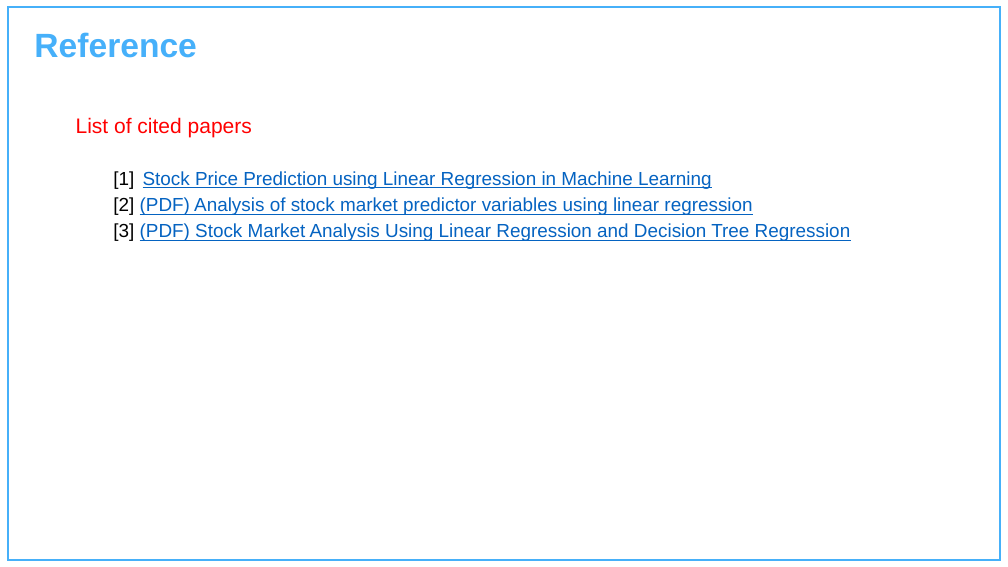
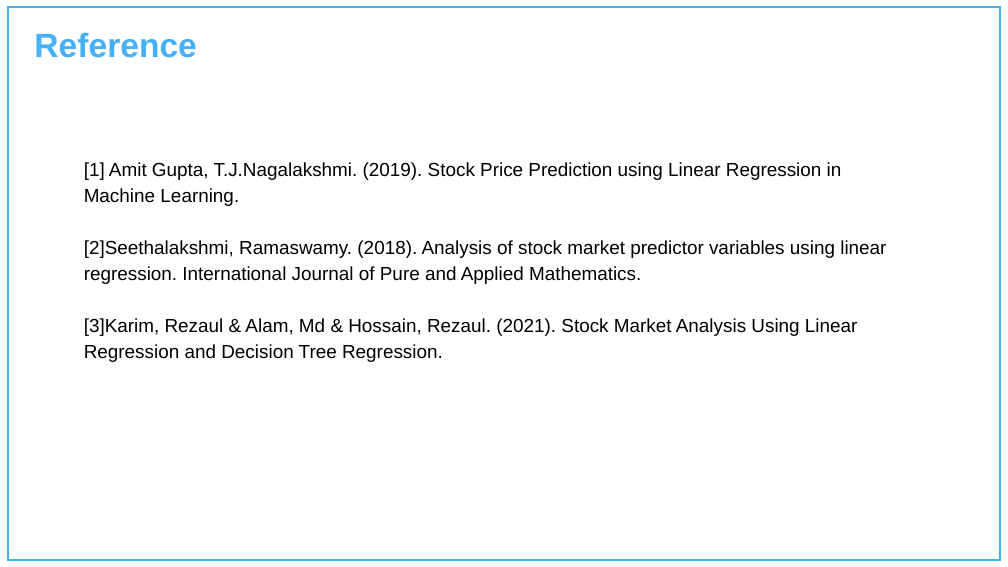
Before and after one commit to Charu-2718/TradeHelp, a slide deck: slide 11 of Documentation/1st presentation.pptx (slide 10 before the commit). Drawn at 1008x567 pixels with LibreOffice and Linux fonts; fonts in the diff are those of the drawing; background and template pictures are left out. Boxes give left, top, right and bottom in pixels: in the first picture for what was removed or moved away, otherwise in the second. Text is boxed around its words. In the diff, an @@ line names an element or a change of style, - is before the commit and + after.

```diff
--- a/Documentation/1st presentation.pptx
+++ b/Documentation/1st presentation.pptx
@@ text at [84,162,886,362]: text changed; text colour #0563C1 to #000000 @@
-List of cited papers
-[1] Stock Price Prediction using Linear Regression in Machine Learning
-[2] (PDF) Analysis of stock market predictor variables using linear regression
-[3] (PDF) Stock Market Analysis Using Linear Regression and Decision Tree Regression
+[1] Amit Gupta, T.J.Nagalakshmi. (2019). Stock Price Prediction using Linear Regression in Machine Learning.
+[2]Seethalakshmi, Ramaswamy. (2018). Analysis of stock market predictor variables using linear regression. International Journal of Pure and Applied Mathematics.
+[3]Karim, Rezaul & Alam, Md & Hossain, Rezaul. (2021). Stock Market Analysis Using Linear Regression and Decision Tree Regression.
```
Also in this commit, not shown: 5 other slides changed, 4 slides added, 3 slides removed.
